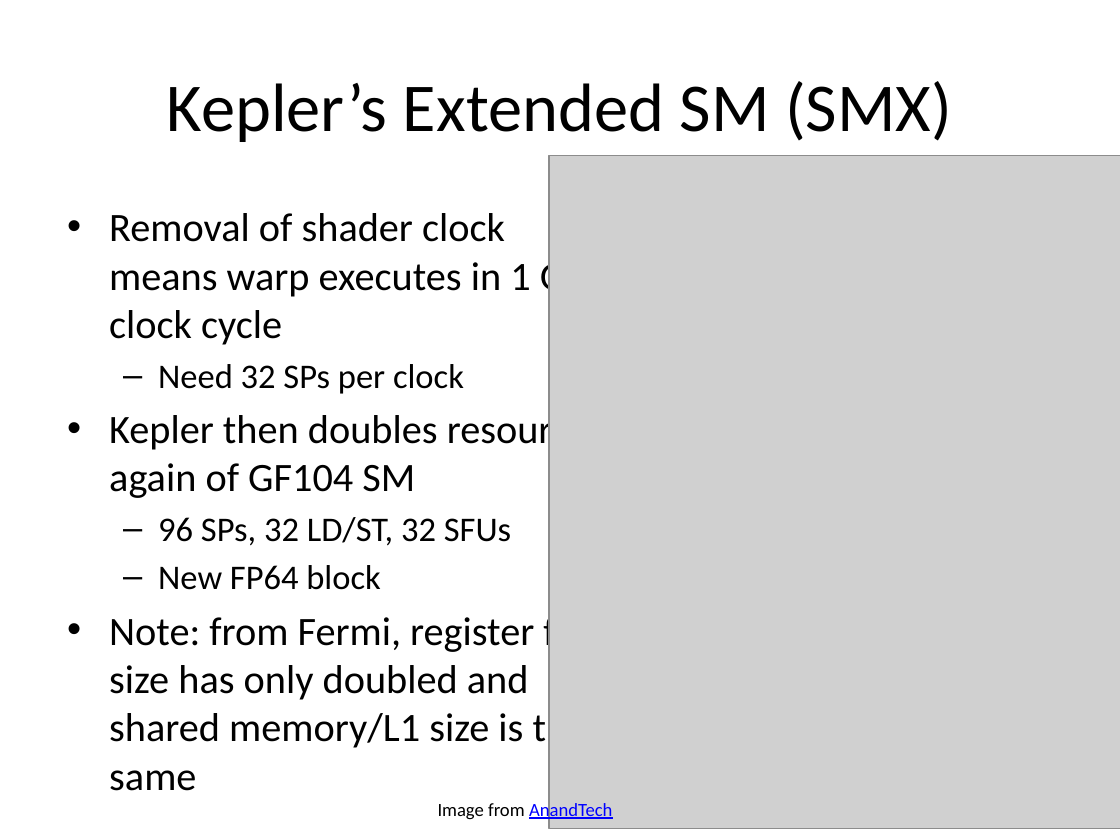
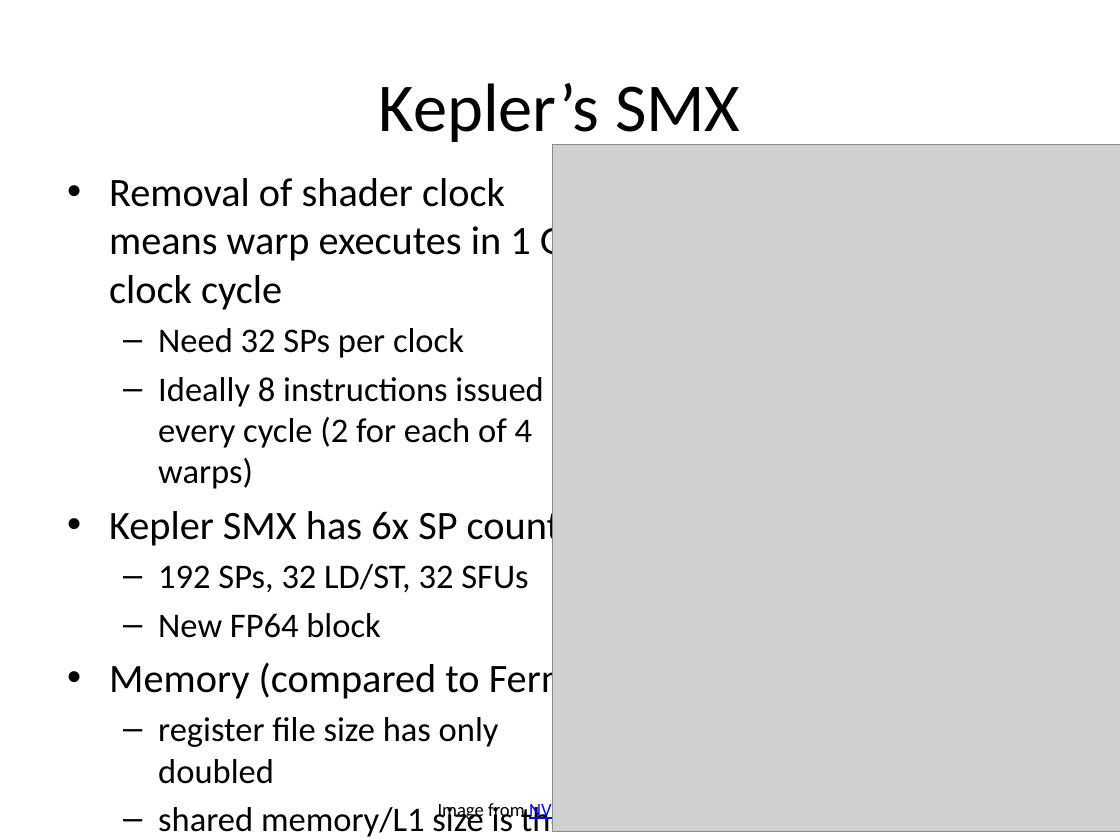
Before and after one commit to CIS565-Spring-2012/cis565-spring-2012.github.com, a slide deck: slide 29 of lectures/04-18-Modern-GPUs.pptx. Drawn at 1120x840 pixels with LibreOffice and Linux fonts; fonts in the diff are those of the drawing; grey boxes stand for pictures. Boxes give left, top, right and bottom in pixels: in the first picture for what was removed or moved away, otherwise in the second. Text is boxed around its words. In the diff, an @@ line names an element or a change of style, - is before the commit and + after.

Commit message:
fixed mistakes in Kepler slides

```diff
--- a/lectures/04-18-Modern-GPUs.pptx
+++ b/lectures/04-18-Modern-GPUs.pptx
@@ title at bbox=[379, 83, 740, 147]: text changed @@
-Kepler’s Extended SM (SMX)
+Kepler’s SMX
@@ picture: place and size @@
-picture at bbox=[549, 156, 1120, 829]
+picture at bbox=[552, 144, 1120, 831]
@@ text "Removal of shader clock means ...": place and size @@
-text "Removal of shader clock means ..." at bbox=[109, 213, 612, 791]
+text "Removal of shader clock means ..." at bbox=[109, 178, 612, 840]
@@ text at bbox=[109, 377, 560, 592]: text changed; size 25.9 to 22.2 pt @@
-• Kepler then doubles resources again of GF104 SM
-  – 96 SPs, 32 LD/ST, 32 SFUs
+  – Ideally 8 instructions issued every cycle (2 for each of 4 warps)
+• Kepler SMX has 6x SP count
+  – 192 SPs, 32 LD/ST, 32 SFUs
@@ text at bbox=[109, 658, 595, 840]: text changed; size 25.9 to 22.2 pt @@
-• Note: from Fermi, register file size has only doubled and shared memory/L1 size is the same
+• Memory (compared to Fermi)
+  – register file size has only doubled
+  – shared memory/L1 size is the same
+  – L2 decreases
@@ text at bbox=[438, 800, 583, 821]: text changed @@
-Image from AnandTech
+Image from NVIDIA
```
Also in this commit, not shown: 1 other slide changed, 1 other file.
